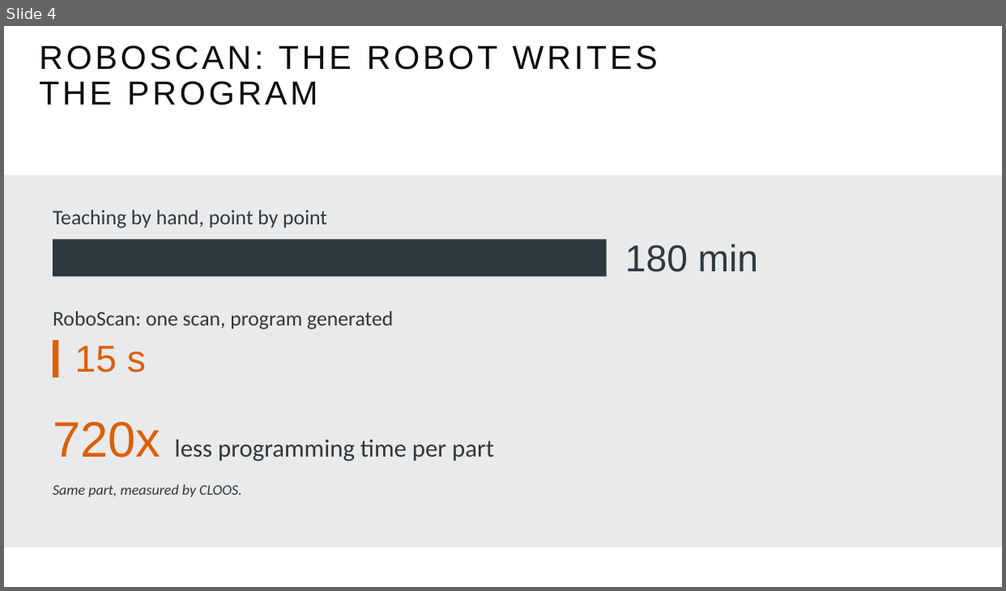
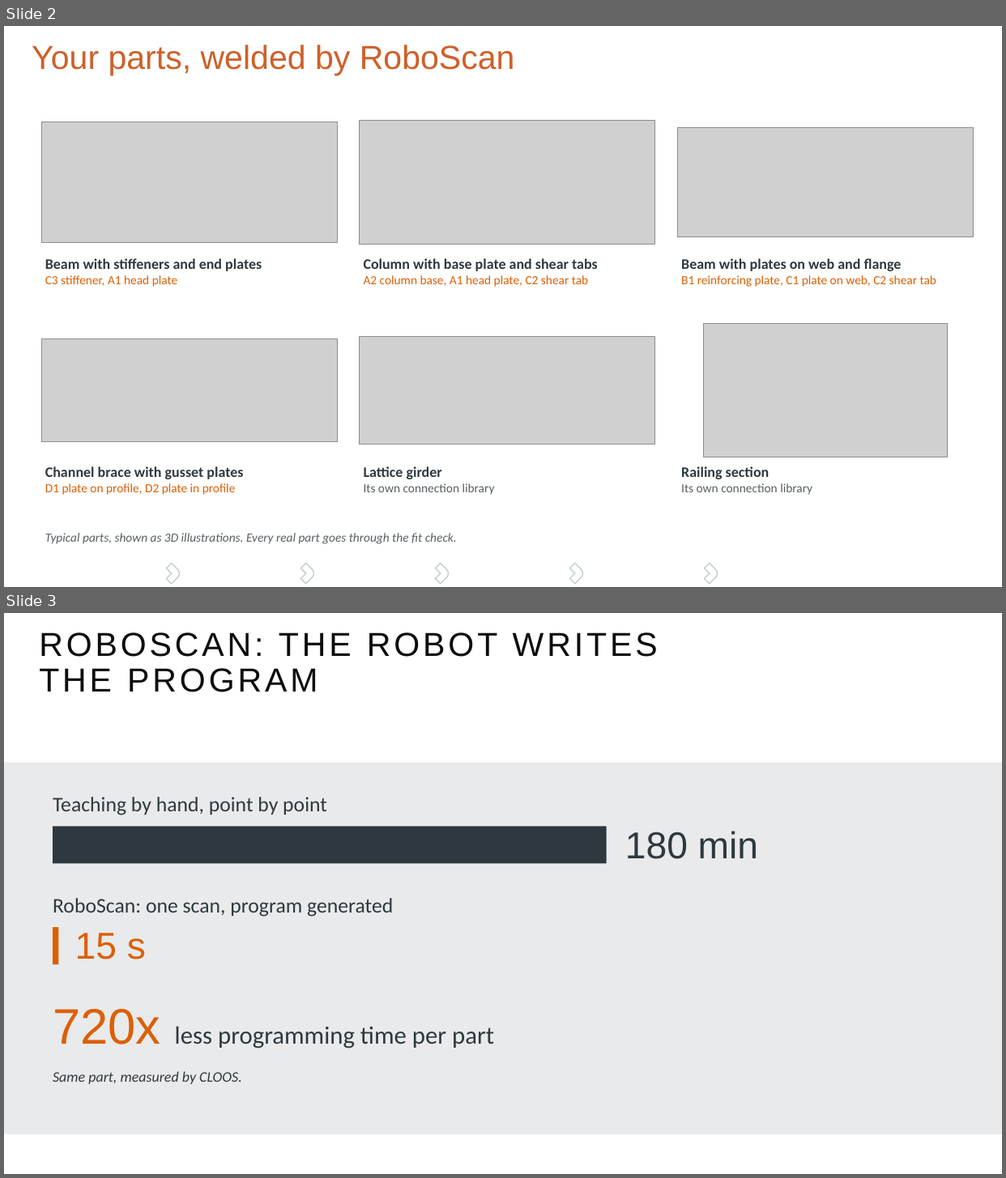
Before and after one commit to cloos-americas/roboscan-kit, a slide deck: CLOOS-RoboScan-Structural-Steel.pptx. Shown one above the other, each under a label of ours: slide 4 before the commit, slides 2 and 3 after it. The pictures are 1006x591 and 1006x1178 pixels, drawn with LibreOffice and Linux fonts; fonts in the diff are those of the drawing; grey boxes stand for pictures; background and template pictures are left out. Boxes give left, top, right and bottom in pixels: in the first picture for what was removed or moved away, otherwise in the second. Text is boxed around its words. In the diff, an @@ line names an element or a change of style, - is before the commit and + after.

Commit message:
Update RoboScan kit site

```diff
--- a/CLOOS-RoboScan-Structural-Steel.pptx
+++ b/CLOOS-RoboScan-Structural-Steel.pptx
@@ slide 2 added at (4,26,1002,587), background #FFFFFF @@
@@ title added at (32,45,515,75), 32 pt, text #CE6029 @@
+Your parts, welded by RoboScan
@@ picture added at (41,122,337,243) @@
@@ picture added at (360,120,655,244) @@
@@ picture added at (678,128,974,238) @@
@@ text added at (45,258,262,287), 14 pt, text #2E393F, bold @@
+Beam with stiffeners and end plates
+C3 stiffener, A1 head plate
@@ text added at (364,258,598,287), 12 pt, text #DB6006 @@
+Column with base plate and shear tabs
+A2 column base, A1 head plate, C2 shear tab
@@ text added at (681,258,936,287), 12 pt, text #DB6006 @@
+Beam with plates on web and flange
+B1 reinforcing plate, C1 plate on web, C2 shear tab
@@ picture added at (41,339,337,442) @@
@@ picture added at (360,337,655,445) @@
@@ picture added at (703,324,948,457) @@
@@ text added at (45,467,243,495), 12 pt, text #DB6006 @@
+Channel brace with gusset plates
+D1 plate on profile, D2 plate in profile
@@ text added at (364,467,495,495), 12 pt, text #585F64 @@
+Lattice girder
+Its own connection library
@@ text added at (681,467,812,495), 12 pt, text #585F64 @@
+Railing section
+Its own connection library
@@ text added at (45,533,457,544), 12 pt, text #585F64, italic @@
+Typical parts, shown as 3D illustrations. Every real part goes through the fit check.
@@ freeform shape added at (161,564,181,583), outline #BECCCA 1 pt @@
@@ freeform shape added at (296,564,316,583), outline #BECCCA 1 pt @@
@@ freeform shape added at (430,564,450,583), outline #BECCCA 1 pt @@
@@ freeform shape added at (565,564,585,583), outline #BECCCA 1 pt @@
@@ freeform shape added at (700,564,720,583), outline #BECCCA 1 pt @@
@@ what was slide 4 is now slide 3 @@
```
Also in this commit, not shown: 2 slides changed, 1 slide removed, 14 other files.
